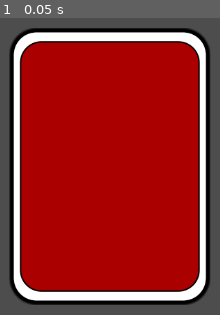
Above: before the commit, frame 1.
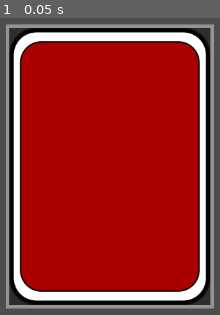
Above: after the commit, the same moment.

Repository: Wall-Dough/playing-card-engine
Game: Godot game, scene res://tableau.tscn
The game is run twice, just before and just after one commit, with the same random seed, the same clock (stepped at 60 frames per second) and the same inputs.
Inputs:
- Up to frame 1 (0.05 s): no input

The runs differ from the first frame. In frame 1, 6.4% of the frame differs, in the area x 2-98%, y 2-98%.

Commit message:
Add zone display

Diff:
--- a/tableau.tscn
+++ b/tableau.tscn
@@ -14,7 +14,18 @@
 script = ExtResource("2_ldr64")
 
 [node name="zone1" type="Node2D" parent="."]
+modulate = Color(1, 1, 1, 0.392157)
 position = Vector2(539, 285)
 script = ExtResource("4_j5qbq")
 change_on_enter = true
+change_on_exit = true
 face_up_on_exit = true
+
+[node name="Polygon2D" type="Polygon2D" parent="zone1"]
+color = Color(0, 0, 0, 1)
+polygon = PackedVector2Array(-145, -200, 145, -200, 145, 200, -145, 200)
+
+[node name="Polygon2D2" type="Polygon2D" parent="zone1"]
+invert_enabled = true
+invert_border = 5.0
+polygon = PackedVector2Array(-145, -200, 145, -200, 145, 200, -145, 200)
